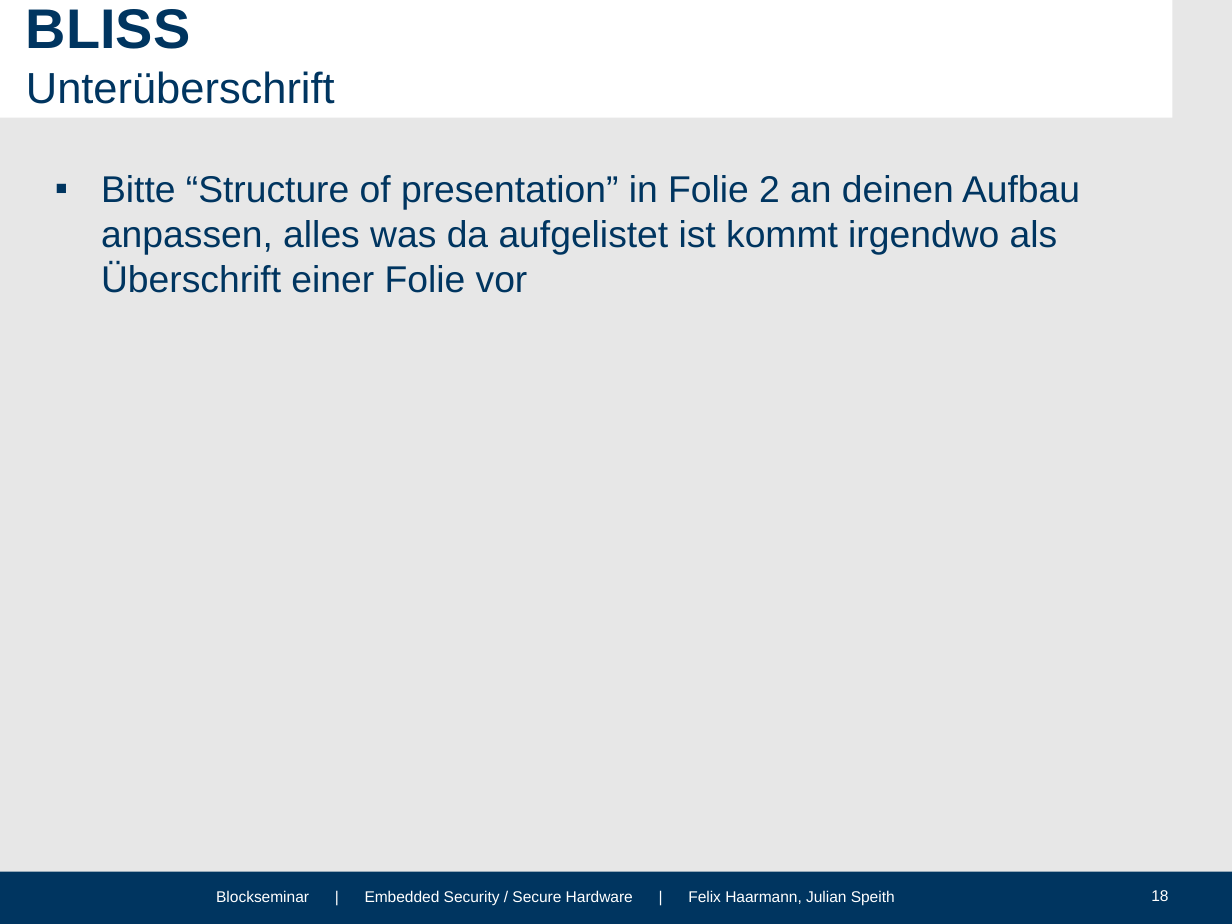
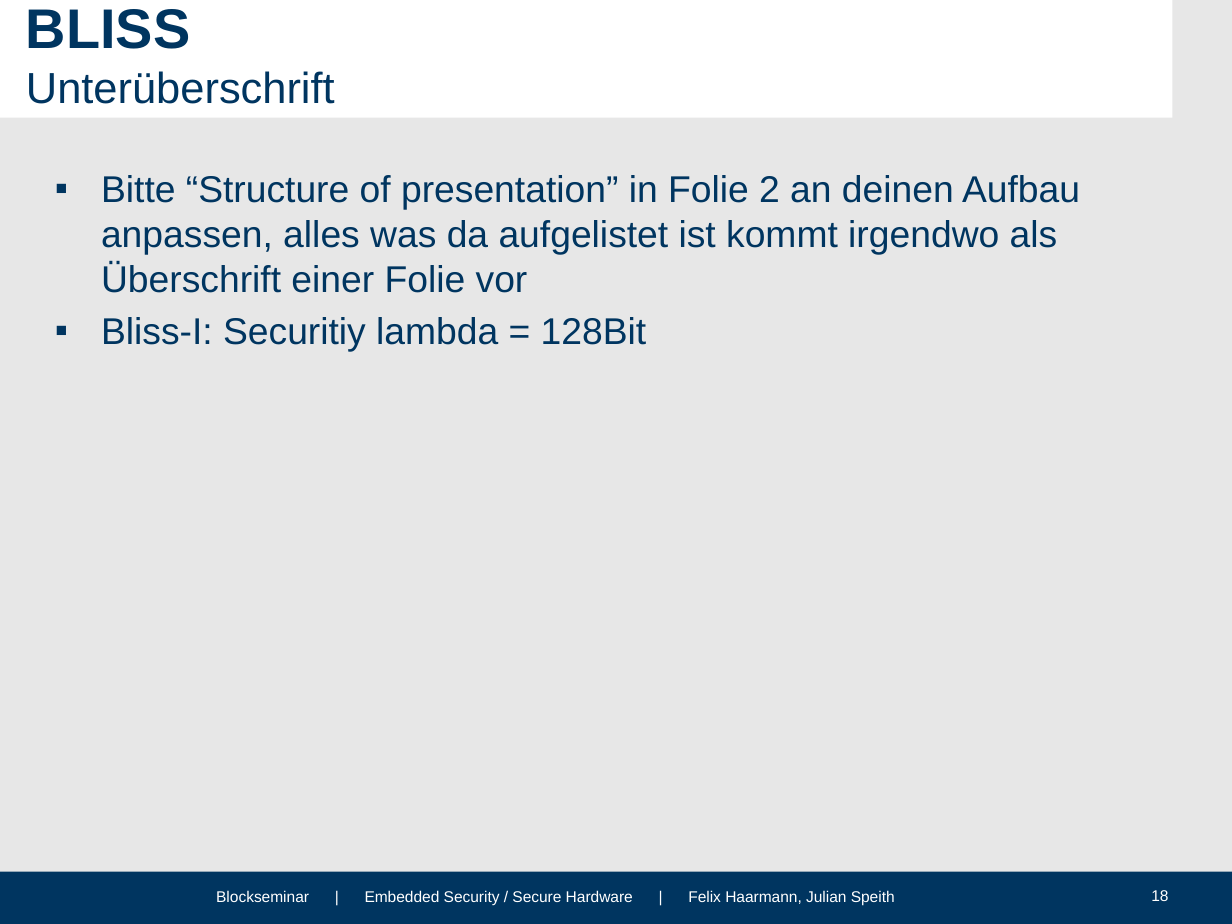
Before and after one commit to HFelixA/emsecseminar, a slide deck: slide 18 of presentation/Felix.odp. Drawn at 1232x924 pixels with LibreOffice and Linux fonts; fonts in the diff are those of the drawing; background and template pictures are left out. Boxes give left, top, right and bottom in pixels: in the first picture for what was removed or moved away, otherwise in the second. Text is boxed around its words. In the diff, an @@ line names an element or a change of style, - is before the commit and + after.

```diff
--- a/presentation/Felix.odp
+++ b/presentation/Felix.odp
@@ text at bbox=[101, 317, 647, 352]: paragraph added @@
+▪ Bliss-I: Securitiy lambda = 128Bit
```
Also in this commit, not shown: 4 other slides changed, 3 slides added, 3 slides removed, 2 other files.
